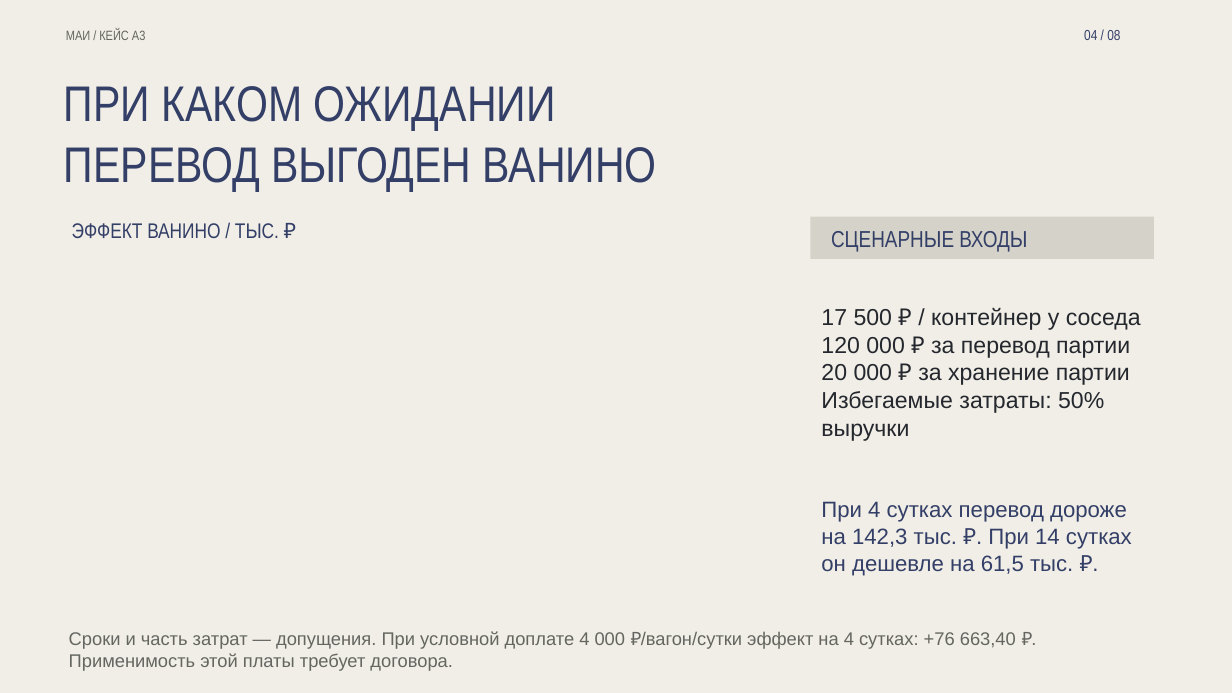
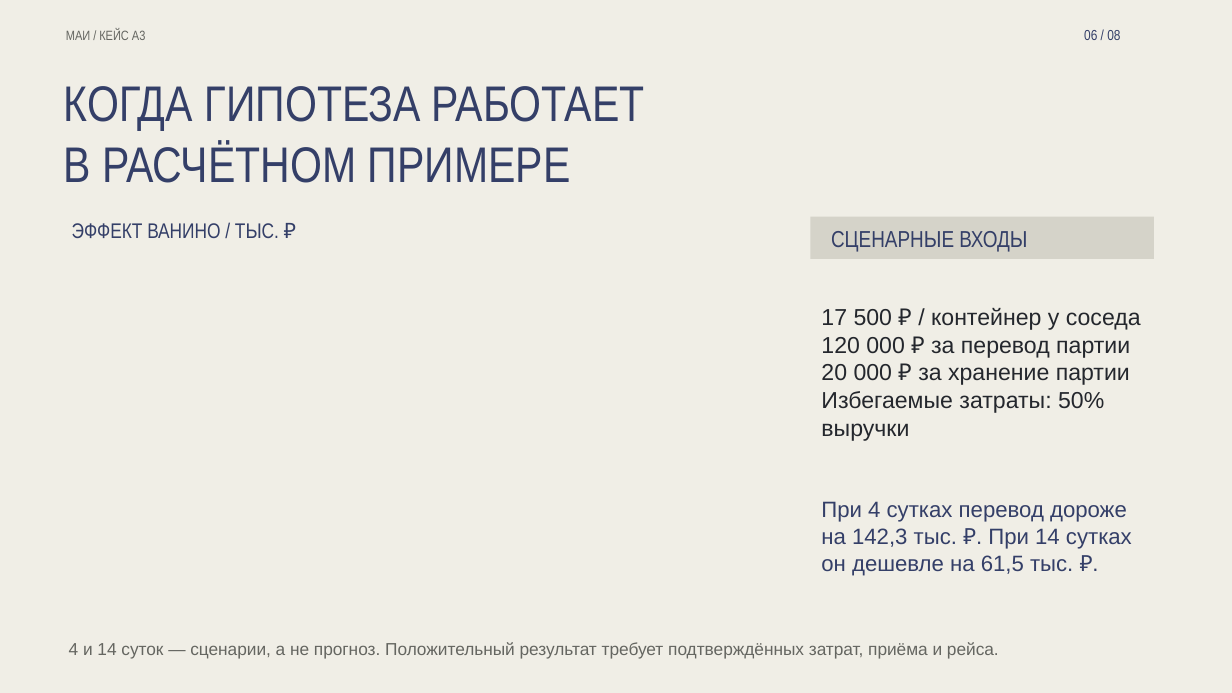
Before and after one commit to iszenzi/case-championship-hackathon-3-case, a slide deck: slide 6 of presentation/Vanino_Object_Motion.pptx (slide 4 before the commit). Drawn at 1232x693 pixels with LibreOffice and Linux fonts; fonts in the diff are those of the drawing. Boxes give left, top, right and bottom in pixels: in the first picture for what was removed or moved away, otherwise in the second. Text is boxed around its words. In the diff, an @@ line names an element or a change of style, - is before the commit and + after.

```diff
--- a/presentation/Vanino_Object_Motion.pptx
+++ b/presentation/Vanino_Object_Motion.pptx
@@ text at (x1=1084, y1=30, x2=1120, y2=40): text changed @@
-04 / 08
+06 / 08
@@ text at (x1=64, y1=86, x2=645, y2=131): text changed @@
-ПРИ КАКОМ ОЖИДАНИИ
+КОГДА ГИПОТЕЗА РАБОТАЕТ
@@ text at (x1=64, y1=142, x2=571, y2=183): text changed @@
-ПЕРЕВОД ВЫГОДЕН ВАНИНО
+В РАСЧЁТНОМ ПРИМЕРЕ
@@ text at (x1=69, y1=642, x2=999, y2=658): text changed; size 14.2 to 13.5 pt @@
-Сроки и часть затрат — допущения. При условной доплате 4 000 ₽/вагон/сутки эффект на 4 сутках: +76 663,40 ₽. Применимость этой платы требует договора.
+4 и 14 суток — сценарии, а не прогноз. Положительный результат требует подтверждённых затрат, приёма и рейса.
```
Also in this commit, not shown: 2 other slides changed, 5 slides added, 5 slides removed, 12 other files.
